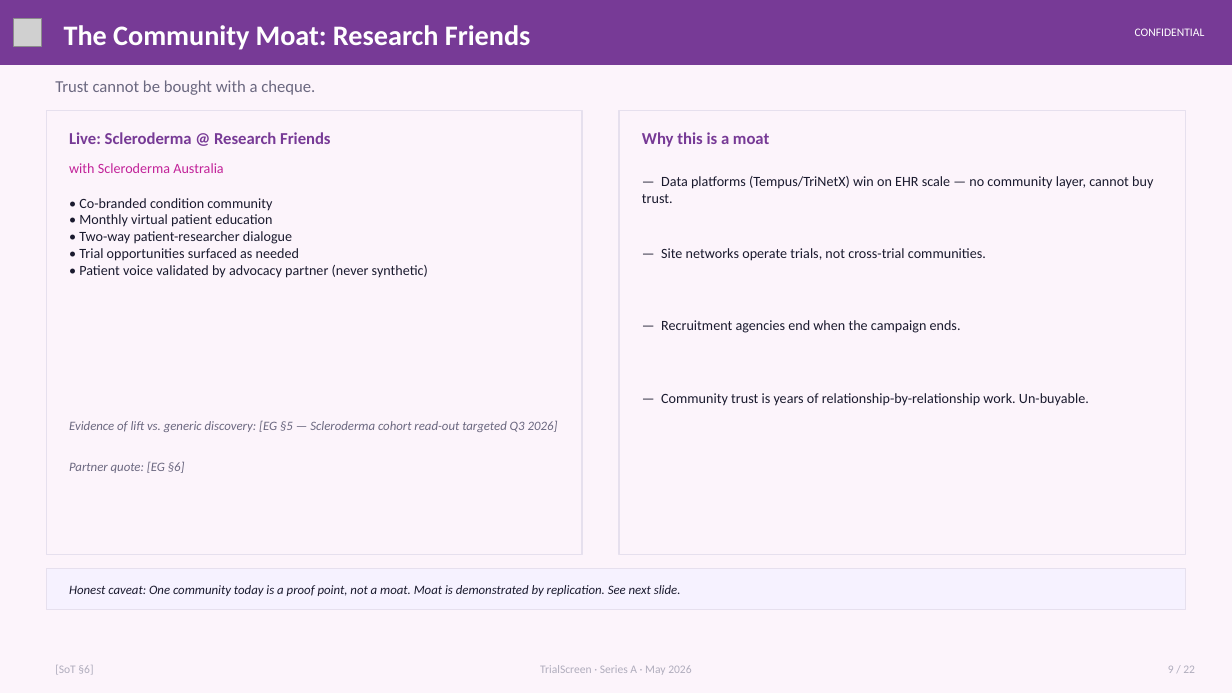
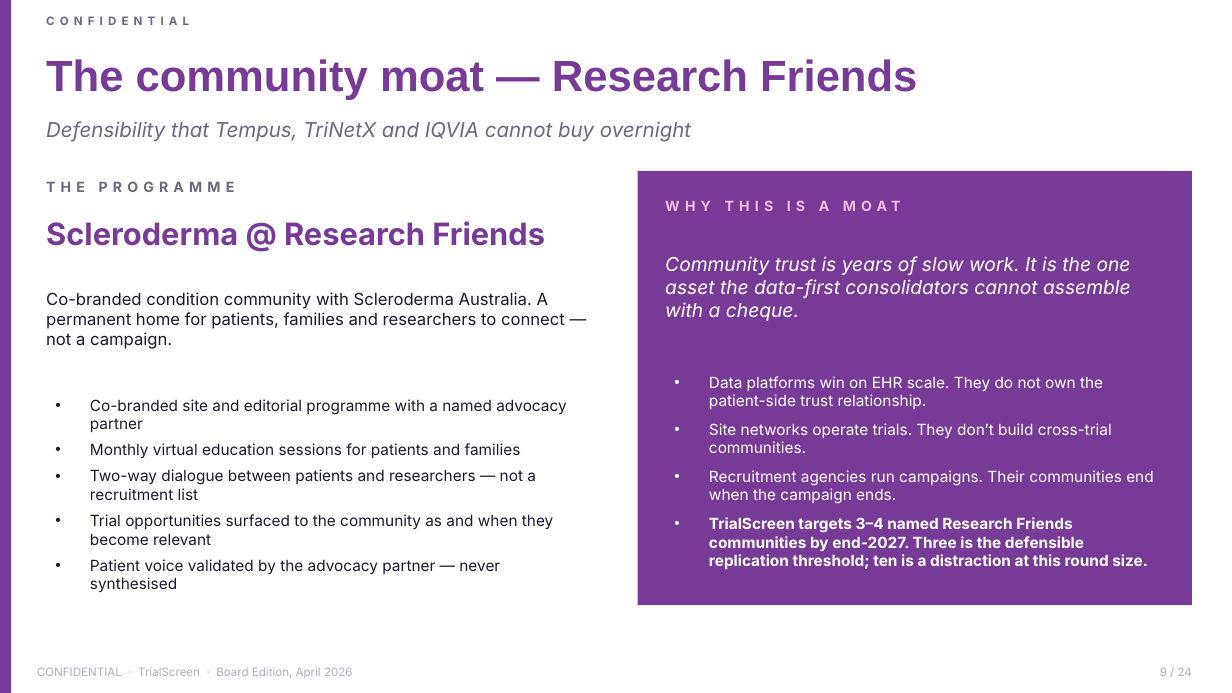
Before and after one commit to akamu47/trialscreen-board-pack, a slide deck: slide 10 of documents/TrialScreen_SeriesA_Deck.pptx (slide 9 before the commit). Drawn at 1232x693 pixels with LibreOffice and Linux fonts; fonts in the diff are those of the drawing; grey boxes stand for pictures. Boxes give left, top, right and bottom in pixels: in the first picture for what was removed or moved away, otherwise in the second. Text is boxed around its words. In the diff, an @@ line names an element or a change of style, - is before the commit and + after.

Commit message:
Split combined board pack into Market Paper + Board Memo; adopt new deck
- New: TrialScreen_Market_Strategic_Paper.pdf (23pp investor companion)
- New: TrialScreen_Board_Memo_May_2026.pdf (9pp internal)
- Archived: TrialScreen_SeriesA_BoardPack.pdf (34pp combined \u2014 superseded)
- Replaced: TrialScreen_SeriesA_Deck.pptx with user's new deck + 7 fixes
  (Twilio+Salesforce, founder pedigree, Unit Econ slide at #9,
   three-conditions moat framing, contrast fixes, stage-chip palette)
- Landing page Series A section now shows 4 docs (Deck/Market/Memo/Brand)

```diff
--- a/documents/TrialScreen_SeriesA_Deck.pptx
+++ b/documents/TrialScreen_SeriesA_Deck.pptx
@@ background #FCF4FB to #FFFFFF @@
@@ rectangle removed at [0,0,1232,65] @@
@@ rectangle added at [0,0,11,693], fill #773A96 @@
@@ picture removed at [14,18,42,46] @@
@@ text "CONFIDENTIAL": place and size @@
-text "CONFIDENTIAL" at [1135,28,1205,36]
+text "CONFIDENTIAL" at [37,668,122,676]
@@ text "CONFIDENTIAL" at [37,668,122,676]: font Calibri to Inter, text colour #FFFFFF to #6B6880, letter spacing 0 to 4 pt, bold on; alignment right to left @@
@@ text at [46,59,917,100]: text changed; size 22 to 34 pt; font Calibri to Arial; text colour #FFFFFF to #773A96 @@
-The Community Moat: Research Friends
+The community moat — Research Friends
@@ text removed at [55,80,315,95] @@
-Trust cannot be bought with a cheque.
@@ rectangle removed at [46,111,582,555] @@
@@ text added at [46,121,691,142], 16 pt, text #6B6880, italic @@
+Defensibility that Tempus, TriNetX and IQVIA cannot buy overnight
@@ text removed at [69,163,223,173] @@
-with Scleroderma Australia
@@ rectangle: place and size @@
-rectangle at [619,111,1186,555]
+rectangle at [638,171,1192,605]
@@ rectangle at [638,171,1192,605]: fill #FCF4FB to #773A96; outline #E6E0EE 1 pt to none @@
@@ text removed at [642,176,1153,203] @@
-— Data platforms (Tempus/TriNetX) win on EHR scale — no community layer, cannot buy trust.
@@ text added at [46,181,235,192], 11 pt, text #6B6880, bold @@
+THE PROGRAMME
@@ text removed at [79,198,428,278] @@
-• Co-branded condition community
-• Monthly virtual patient education
-• Two-way patient-researcher dialogue
-• Trial opportunities surfaced as needed
-• Patient voice validated by advocacy partner (never synthetic)
@@ text at [46,221,545,246]: text changed; size 13 to 24 pt; font Calibri to Inter @@
-Live: Scleroderma @ Research Friends
+Scleroderma @ Research Friends
@@ text removed at [661,248,986,261] @@
-— Site networks operate trials, not cross-trial communities.
@@ text added at [665,256,1131,321], 15 pt, text #FFFFFF, italic @@
+Community trust is years of slow work. It is the one asset the data-first consolidators cannot assemble with a cheque.
@@ text added at [46,292,565,349], 13 pt, text #1A1A2E @@
+Co-branded condition community with Scleroderma Australia. A permanent home for patients, families and researchers to connect — not a campaign.
@@ text removed at [661,320,961,333] @@
-— Recruitment agencies end when the campaign ends.
@@ text added at [709,376,1153,569], 12 pt, text #FFFFFF @@
+• Data platforms win on EHR scale. They do not own the patient-side trust relationship.
+• Site networks operate trials. They don’t build cross-trial communities.
+• Recruitment agencies run campaigns. Their communities end when the campaign ends.
+• TrialScreen targets 3–4 named Research Friends communities by end-2027. Three is the defensible replication threshold; ten is a distraction at this round size.
@@ text added at [90,399,566,592], 12 pt, text #1A1A2E @@
+• Co-branded site and editorial programme with a named advocacy partner
+• Monthly virtual education sessions for patients and families
+• Two-way dialogue between patients and researchers — not a recruitment list
+• Trial opportunities surfaced to the community as and when they become relevant
+• Patient voice validated by the advocacy partner — never synthesised
@@ text removed at [661,393,1089,406] @@
-— Community trust is years of relationship-by-relationship work. Un-buyable.
@@ text removed at [69,420,558,432] @@
-Evidence of lift vs. generic discovery: [EG §5 — Scleroderma cohort read-out targeted Q3 2026]
@@ text removed at [69,461,185,473] @@
-Partner quote: [EG §6]
@@ rectangle removed at [46,568,1186,610] @@
@@ text at [901,554,927,566]: text changed; size 13 to 11 pt; font Calibri to Inter; text colour #773A96 to #F9BAE0 @@
-Why this is a moat
+WHY THIS IS A MOAT
@@ text removed at [69,585,681,596] @@
-Honest caveat: One community today is a proof point, not a moat. Moat is demonstrated by replication. See next slide.
@@ text removed at [55,665,93,675] @@
-[SoT §6]
@@ text added at [138,667,353,678], 9 pt, text #B0ADBD @@
+CONFIDENTIAL · TrialScreen · Board Edition, April 2026
@@ text removed at [540,665,691,675] @@
-TrialScreen · Series A · May 2026
@@ text at [1160,668,1192,676]: text changed; font Calibri to Inter @@
-9 / 22
+9 / 24
```
Also in this commit, not shown: 4 other slides changed, 20 slides added, 17 slides removed, 4 other files.
